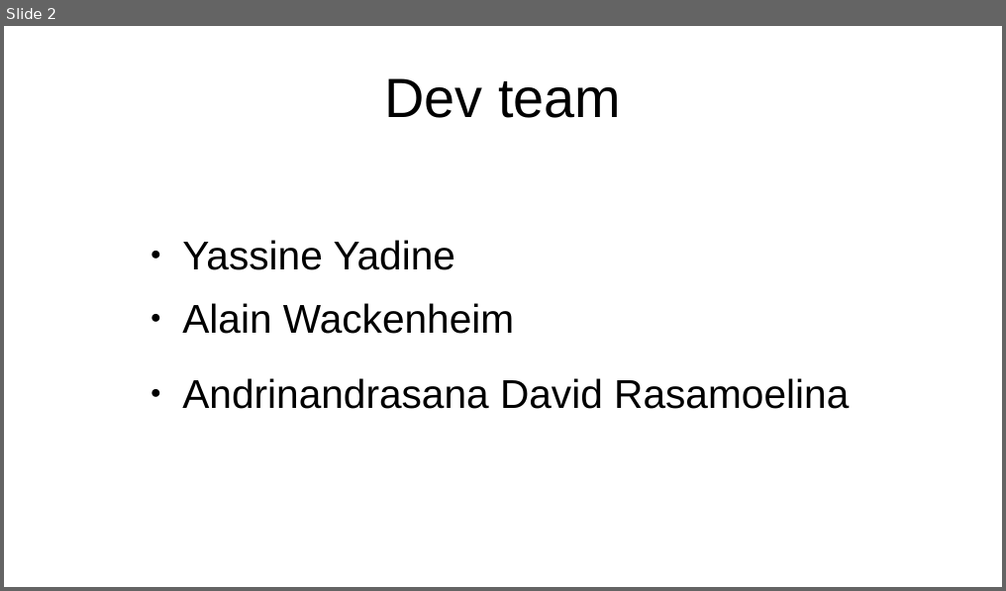
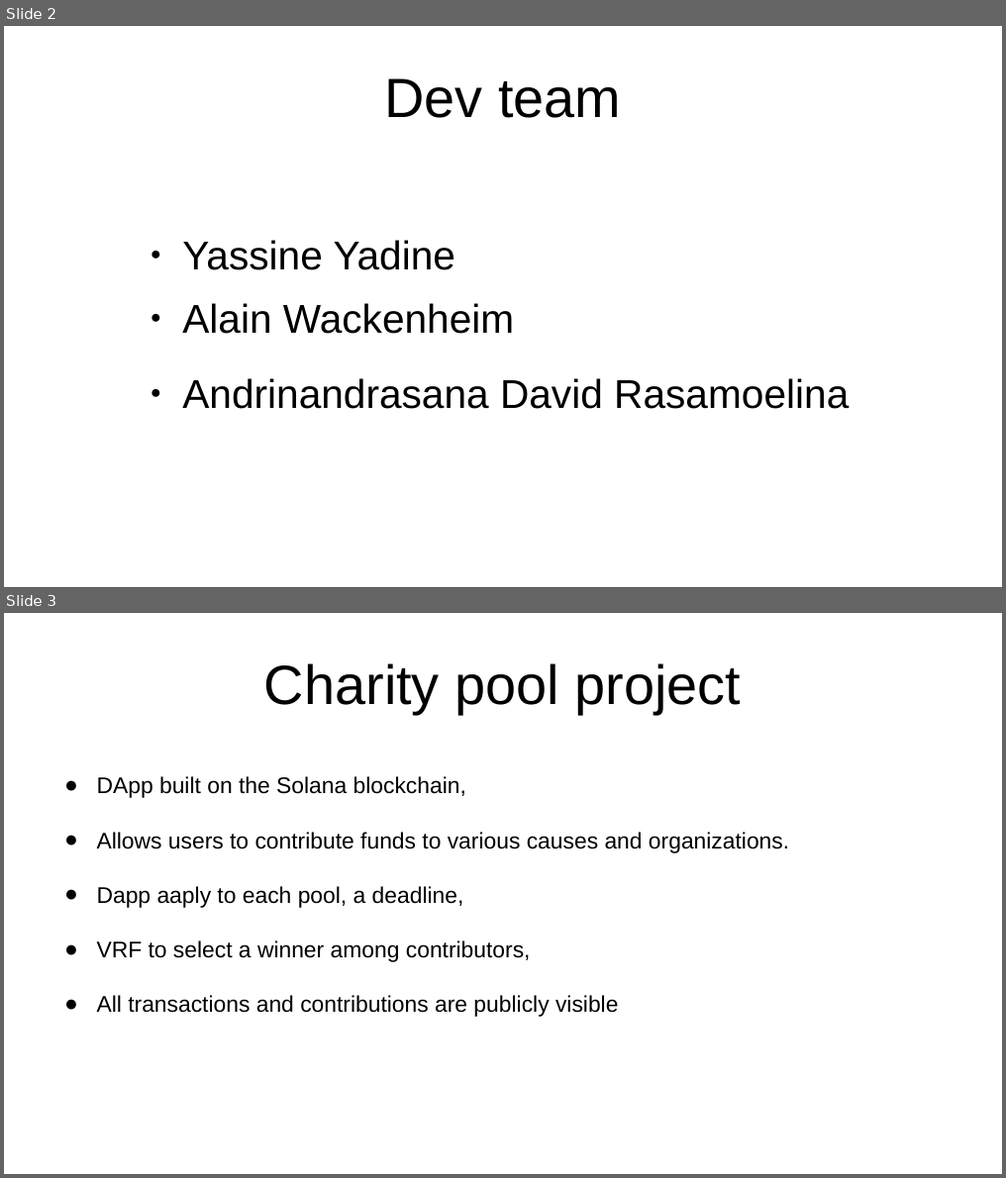
Before and after one commit to Alyra-Turing-cohort/Charity-pool, a slide deck: docs/presentation.pptx. Shown one above the other, each under a label of ours: slide 2 before the commit, slides 2 and 3 after it. The pictures are 1006x591 and 1006x1178 pixels, drawn with LibreOffice and Linux fonts; fonts in the diff are those of the drawing. Boxes give left, top, right and bottom in pixels: in the first picture for what was removed or moved away, otherwise in the second. Text is boxed around its words. In the diff, an @@ line names an element or a change of style, - is before the commit and + after.

```diff
--- a/docs/presentation.pptx
+++ b/docs/presentation.pptx
@@ slide 3 added at [4,613,1002,1174], background #FFFFFF @@
@@ title added at [264,663,741,714], 44 pt, text #000000 @@
+Charity pool project
@@ text added at [97,776,789,1017], 18 pt, text #000000 @@
+● DApp built on the Solana blockchain,
+● Allows users to contribute funds to various causes and organizations.
+● Dapp aaply to each pool, a deadline,
+● VRF to select a winner among contributors,
+● All transactions and contributions are publicly visible
```
Also in this commit, not shown: 3 slides changed, 1 other slide added, 2 slides removed, 3 other files.
